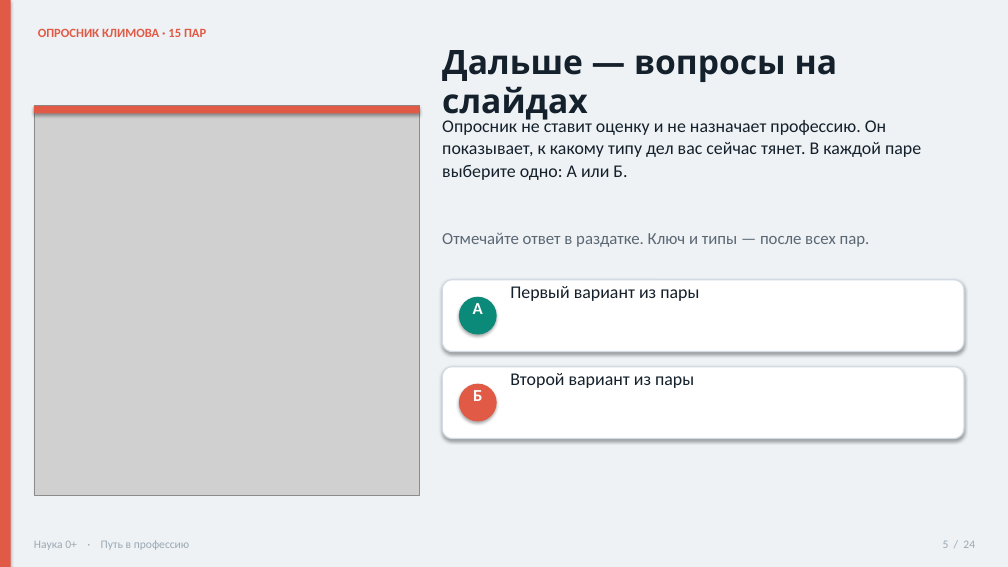
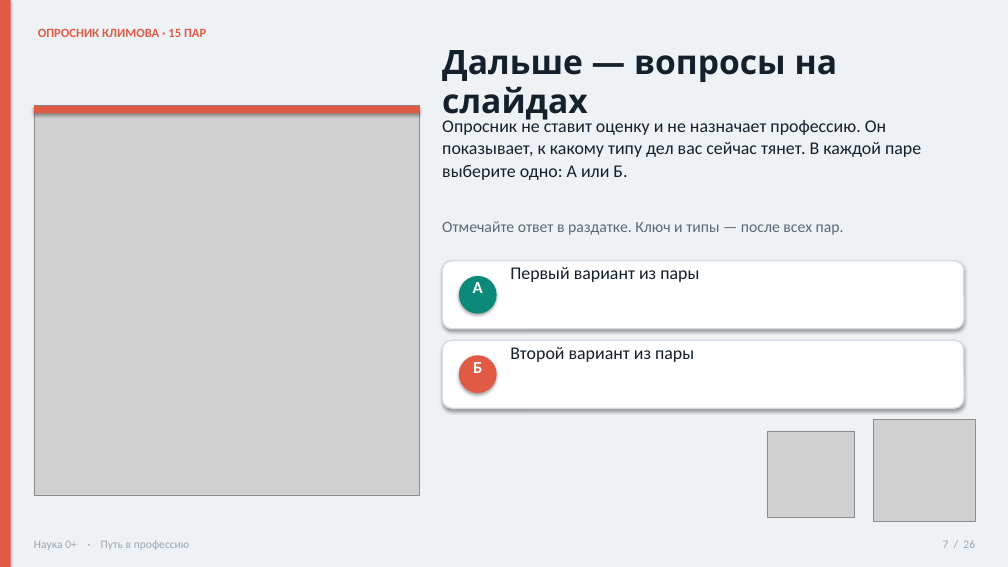
Before and after one commit to Sema917/-tourism, a slide deck: slide 7 of materials/Путь_в_профессию_презентация_20_минут.pptx (slide 5 before the commit). Drawn at 1008x567 pixels with LibreOffice and Linux fonts; fonts in the diff are those of the drawing; grey boxes stand for pictures. Boxes give left, top, right and bottom in pixels: in the first picture for what was removed or moved away, otherwise in the second. Text is boxed around its words. In the diff, an @@ line names an element or a change of style, - is before the commit and + after.

```diff
--- a/materials/Путь_в_профессию_презентация_20_минут.pptx
+++ b/materials/Путь_в_профессию_презентация_20_минут.pptx
@@ text "Отмечайте ответ в раздатке. Ключ ...": place and size @@
-text "Отмечайте ответ в раздатке. Ключ ..." at (442, 233, 870, 247)
+text "Отмечайте ответ в раздатке. Ключ ..." at (442, 221, 844, 235)
@@ text "Отмечайте ответ в раздатке. Ключ ..." at (442, 221, 844, 235): size 16 to 15 pt @@
@@ rounded rectangle: place and size @@
-rounded rectangle at (442, 280, 964, 352)
+rounded rectangle at (442, 261, 964, 329)
@@ text "Первый вариант из пары": place and size @@
-text "Первый вариант из пары" at (510, 286, 699, 301)
+text "Первый вариант из пары" at (510, 267, 699, 282)
@@ text "А": place and size @@
-text "А" at (473, 303, 483, 314)
+text "А" at (473, 282, 483, 293)
@@ rounded rectangle: place and size @@
-rounded rectangle at (459, 296, 497, 334)
+rounded rectangle at (459, 276, 497, 314)
@@ rounded rectangle: place and size @@
-rounded rectangle at (442, 367, 964, 439)
+rounded rectangle at (442, 340, 964, 408)
@@ text "Б": place and size @@
-text "Б" at (473, 390, 482, 401)
+text "Б" at (473, 362, 482, 373)
@@ rounded rectangle: place and size @@
-rounded rectangle at (459, 383, 497, 421)
+rounded rectangle at (459, 355, 497, 393)
@@ text "Второй вариант из пары": place and size @@
-text "Второй вариант из пары" at (510, 373, 694, 388)
+text "Второй вариант из пары" at (510, 347, 694, 362)
@@ picture added at (768, 431, 854, 518) @@
@@ picture added at (873, 420, 975, 522) @@
@@ text at (943, 540, 975, 548): text changed @@
-5 / 24
+7 / 26
```
Also in this commit, not shown: 23 other slides changed, 2 slides added, 15 other files.
